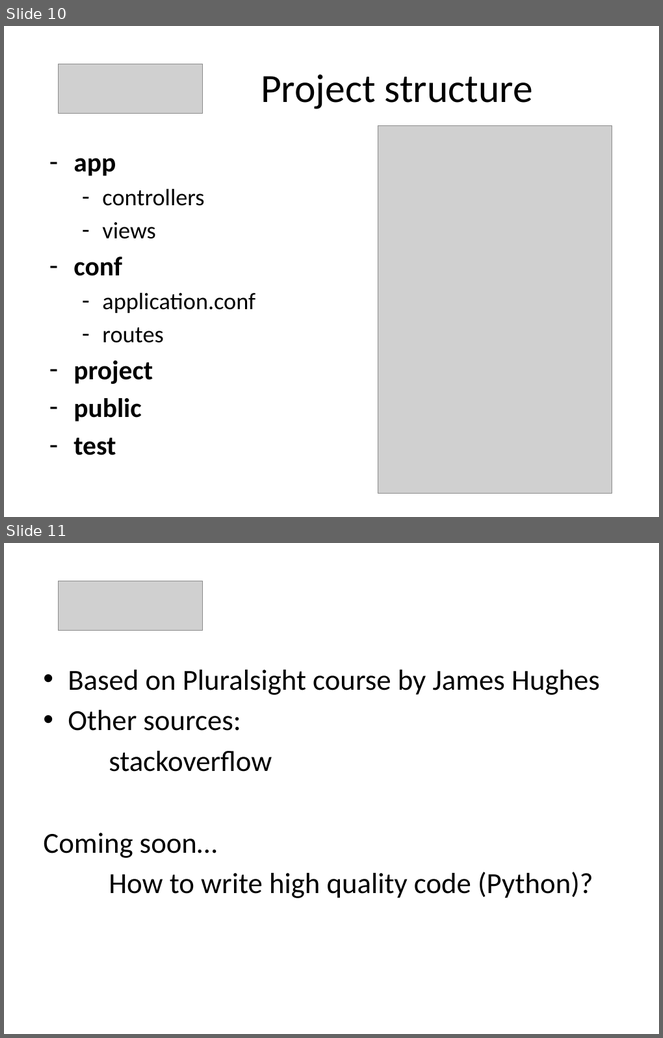
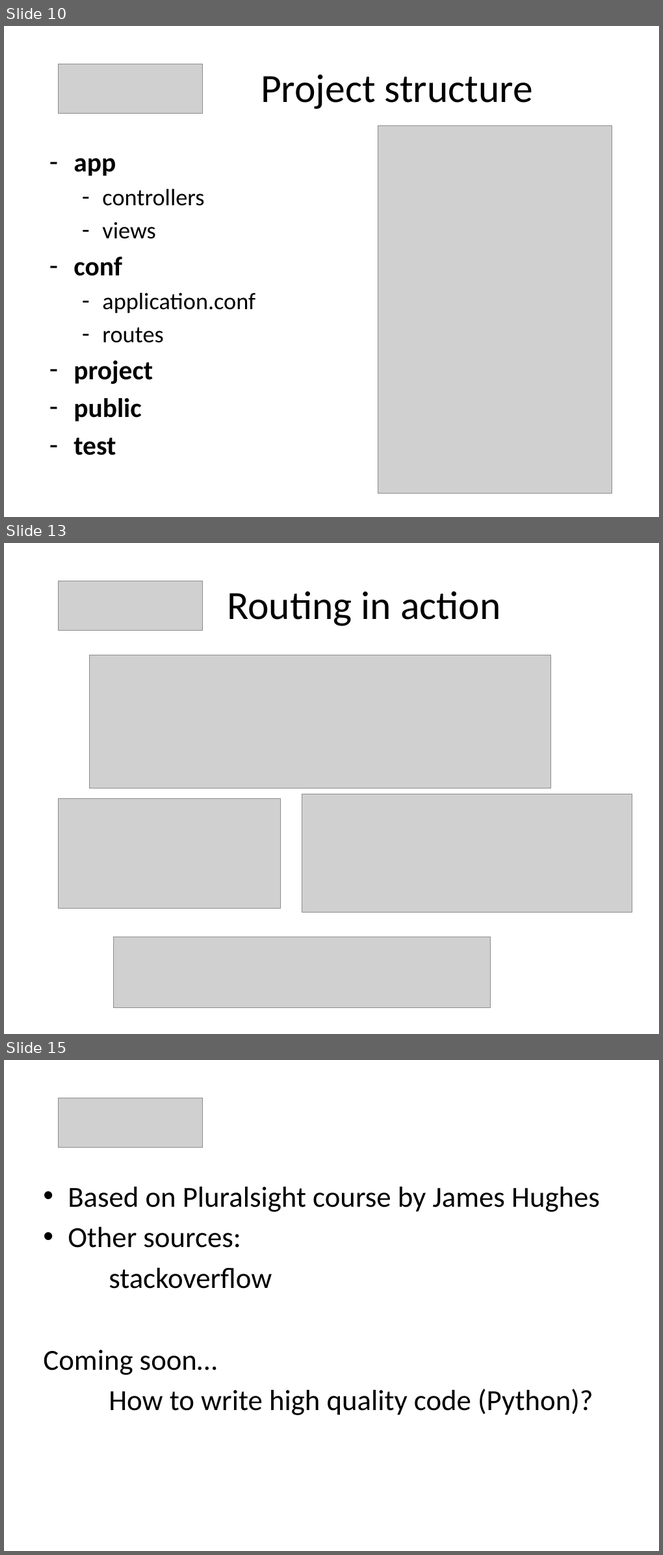
Before and after one commit to martadoberschuetz/dev_training, a slide deck: Play take 2.pptx. Shown one above the other, each under a label of ours: slides 10 and 11 before the commit, slides 10, 13 and 15 after it; the slides between them are not shown. The pictures are 663x1038 and 663x1555 pixels, drawn with LibreOffice and Linux fonts; fonts in the diff are those of the drawing; grey boxes stand for pictures. Boxes give left, top, right and bottom in pixels: in the first picture for what was removed or moved away, otherwise in the second. Text is boxed around its words. In the diff, an @@ line names an element or a change of style, - is before the commit and + after.

```diff
--- a/Play take 2.pptx
+++ b/Play take 2.pptx
@@ slide 13 added at [4, 543, 659, 1034], background #FFFFFF @@
@@ picture added at [59, 581, 202, 630] @@
@@ title added at [227, 591, 501, 626], 44 pt, text #000000 @@
+Routing in action
@@ picture added at [89, 655, 551, 789] @@
@@ picture added at [302, 794, 633, 913] @@
@@ picture added at [59, 798, 281, 908] @@
@@ picture added at [113, 938, 490, 1008] @@
@@ what was slide 11 is now slide 15 @@
```
Also in this commit, not shown: 3 other slides added.
